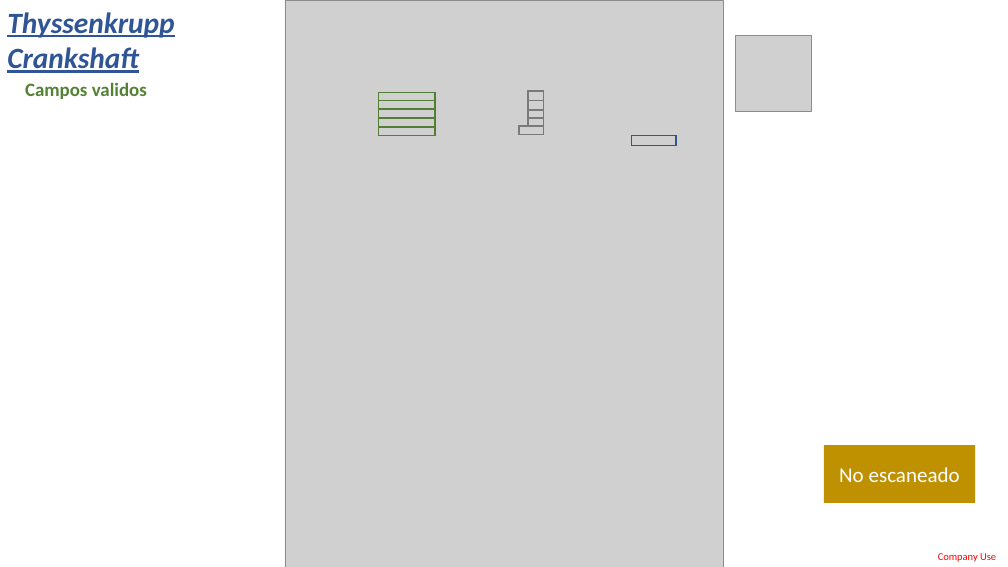
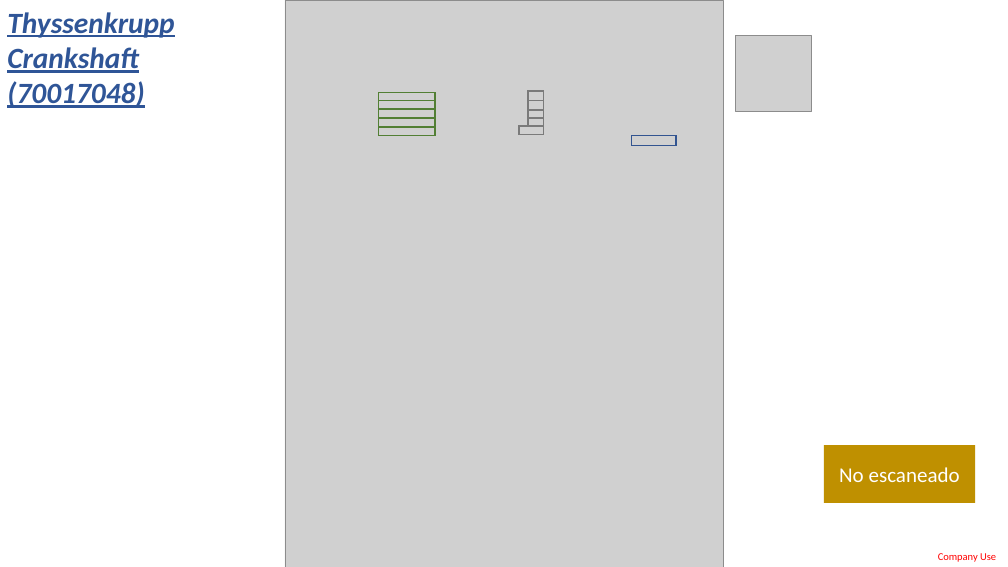
Before and after one commit to LobatoJaime/Bot-Creacion-de-Pedidos, a slide deck: slide 7 of AI_Engine/Info/ExtraccionDatos.pptx. Drawn at 1008x567 pixels with LibreOffice and Linux fonts; fonts in the diff are those of the drawing; grey boxes stand for pictures. Boxes give left, top, right and bottom in pixels: in the first picture for what was removed or moved away, otherwise in the second. Text is boxed around its words. In the diff, an @@ line names an element or a change of style, - is before the commit and + after.

```diff
--- a/AI_Engine/Info/ExtraccionDatos.pptx
+++ b/AI_Engine/Info/ExtraccionDatos.pptx
@@ text at (x1=7, y1=12, x2=174, y2=108): text changed @@
-Thyssenkrupp Crankshaft
+Thyssenkrupp Crankshaft (70017048)
@@ text removed at (x1=25, y1=82, x2=147, y2=99) @@
-Campos validos
```
Also in this commit, not shown: 15 other slides changed, 7 slides added.
